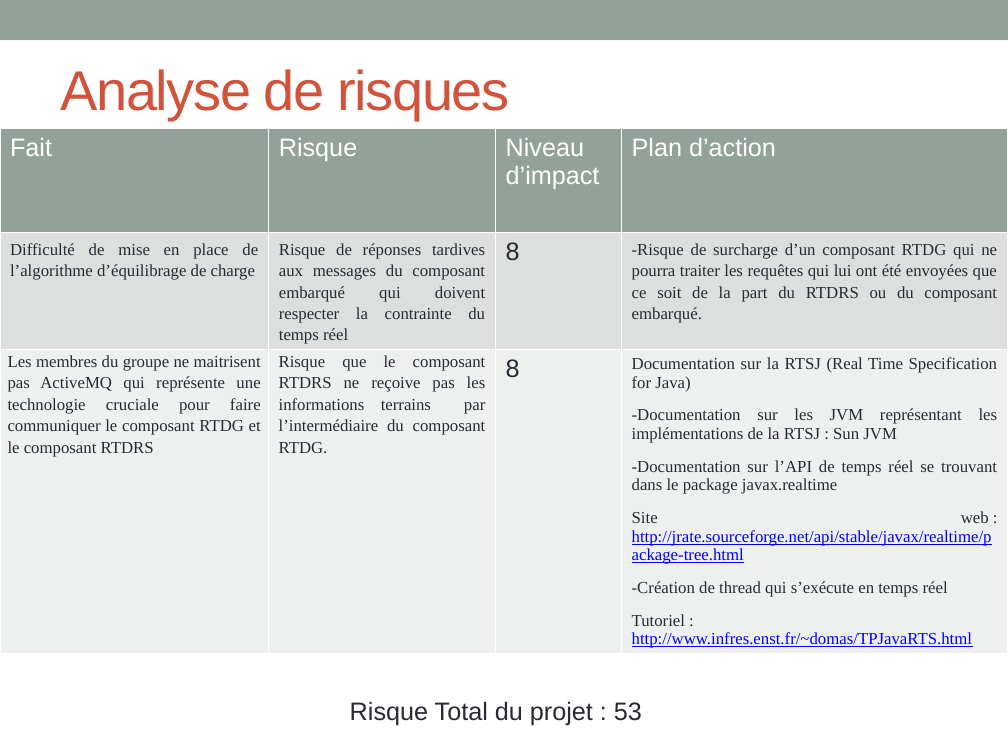
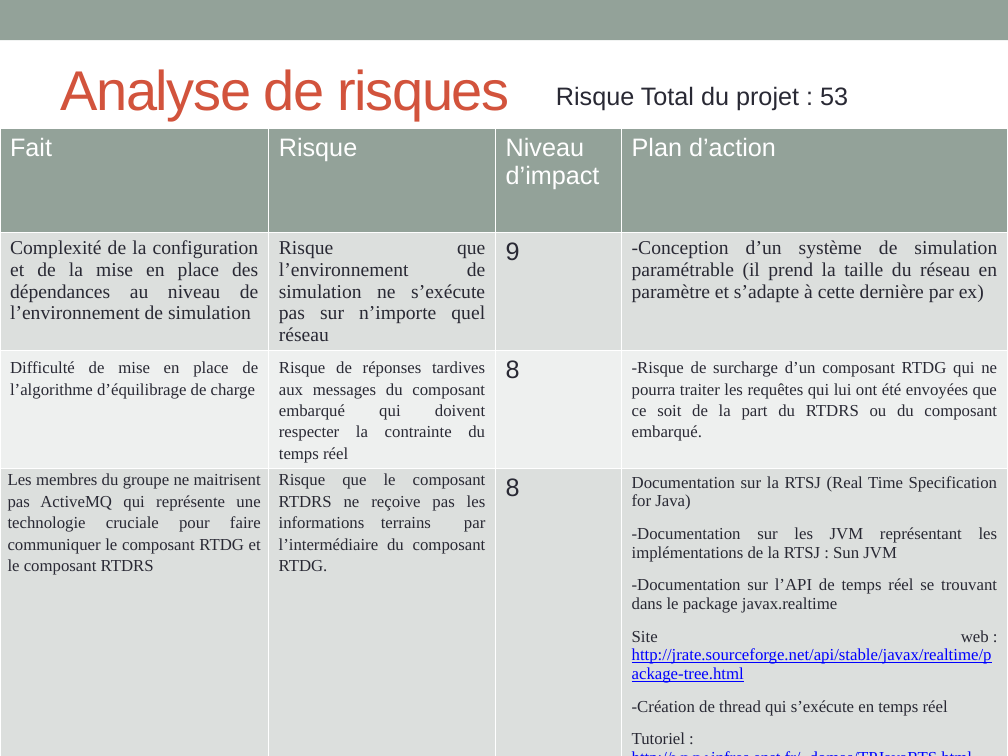
Before and after one commit to Timbobhe/fatal-pds-val, a slide deck: slide 13 of Appli/Méthodologie/Général/Copil/Copil 1/VAL.pptx. Drawn at 1008x756 pixels with LibreOffice and Linux fonts; fonts in the diff are those of the drawing. Boxes give left, top, right and bottom in pixels: in the first picture for what was removed or moved away, otherwise in the second. Text is boxed around its words. In the diff, an @@ line names an element or a change of style, - is before the commit and + after.

```diff
--- a/Appli/Méthodologie/Général/Copil/Copil 1/VAL.pptx
+++ b/Appli/Méthodologie/Général/Copil/Copil 1/VAL.pptx
@@ text "Risque Total du projet : ...": place and size @@
-text "Risque Total du projet : ..." at (350, 701, 642, 725)
+text "Risque Total du projet : ..." at (556, 86, 848, 111)
@@ table at (0, 129, 1008, 756) @@
+row 2: Complexité de la configuration et de la mise en place des dépendances au niveau de l’environnement de simulation | Risque que l’environnement de simulation ne s’exécute pas sur n’importe quel réseau | 9 | -Conception d’un système de simulation paramétrable (il prend la taille du réseau en paramètre et s’adapte à cette dernière par ex)
```
Also in this commit, not shown: 1 other slide changed.
